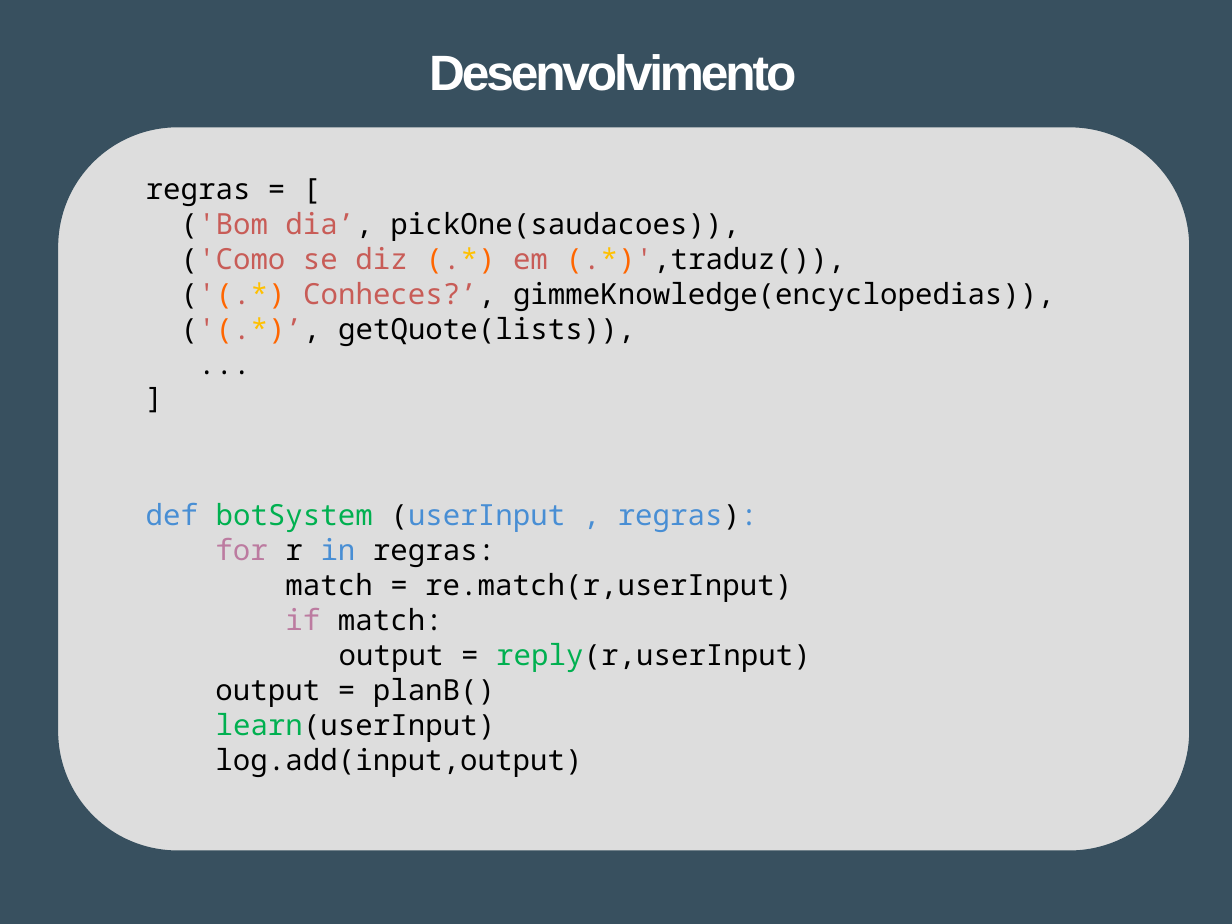
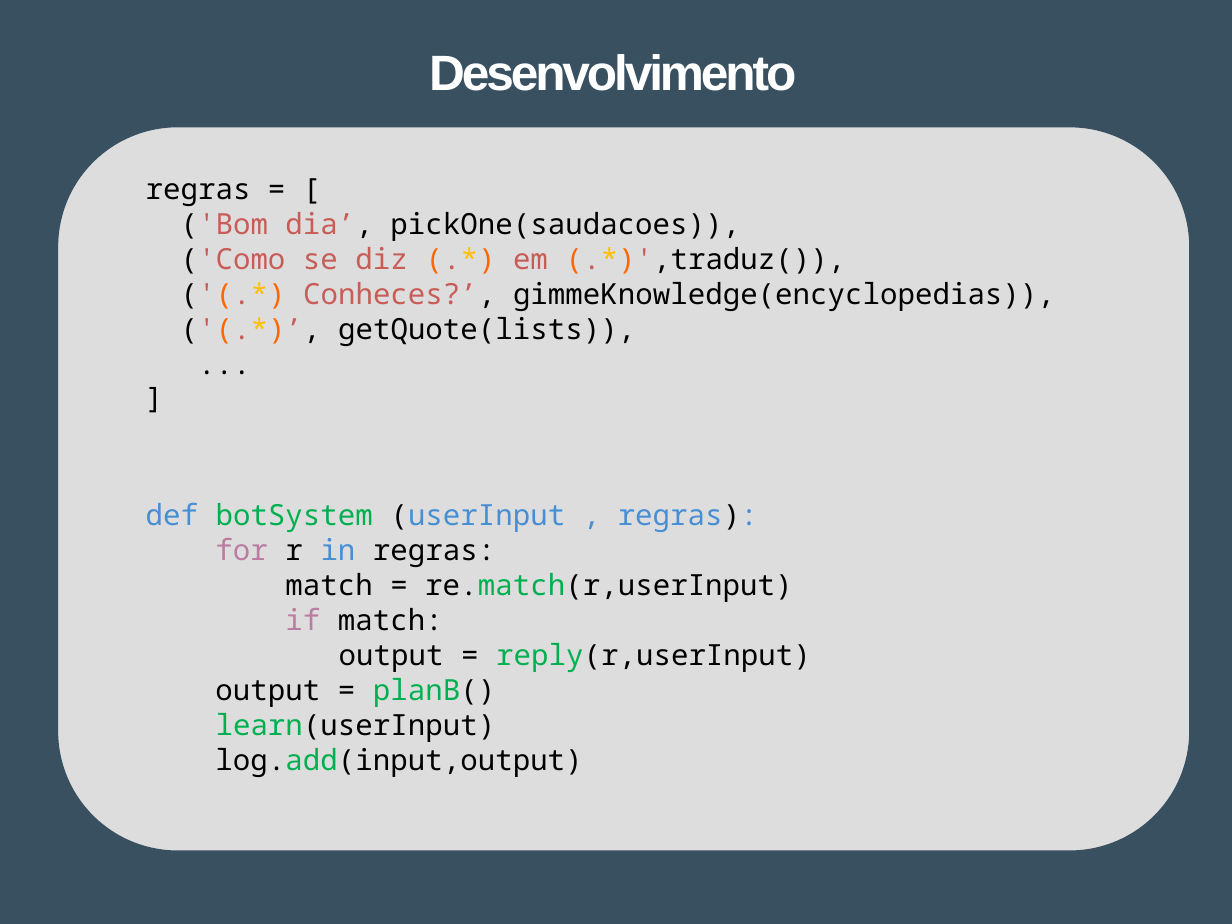
Before and after one commit to Tibblue/PLC, a slide deck: slide 6 of LEI/apresentações/apresLEI.pptx. Drawn at 1232x924 pixels with LibreOffice and Linux fonts; fonts in the diff are those of the drawing. Boxes give left, top, right and bottom in pixels: in the first picture for what was removed or moved away, otherwise in the second. Text is boxed around its words. In the diff, an @@ line names an element or a change of style, - is before the commit and + after.

```diff
--- a/LEI/apresentações/apresLEI.pptx
+++ b/LEI/apresentações/apresLEI.pptx
@@ text at [215,573,792,777]: text colour #000000 to #00B050 in "re.match(r,userInput)", "planB()", "log.add(input,output)" @@
```
Also in this commit, not shown: 5 other slides changed, 2 other files.
